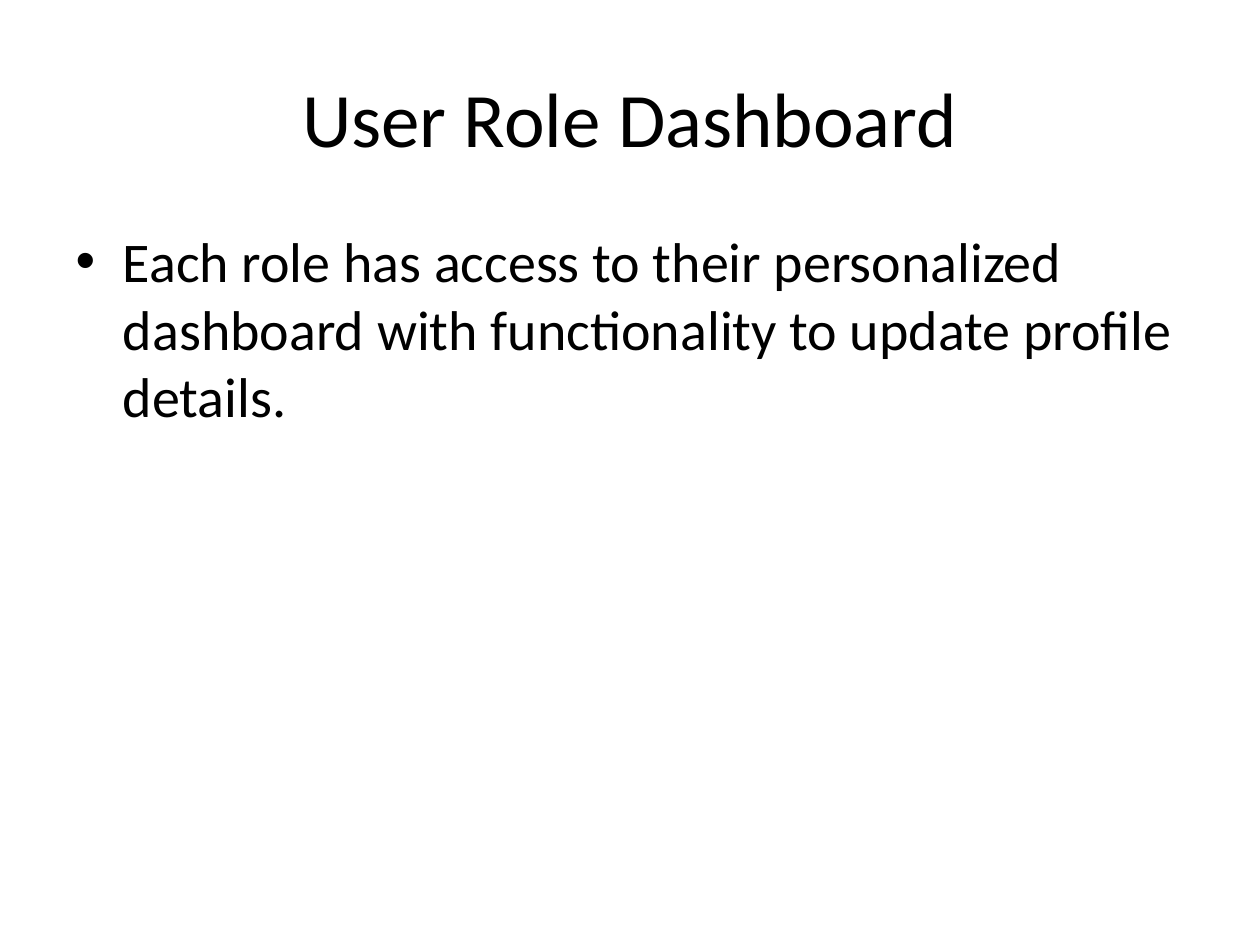
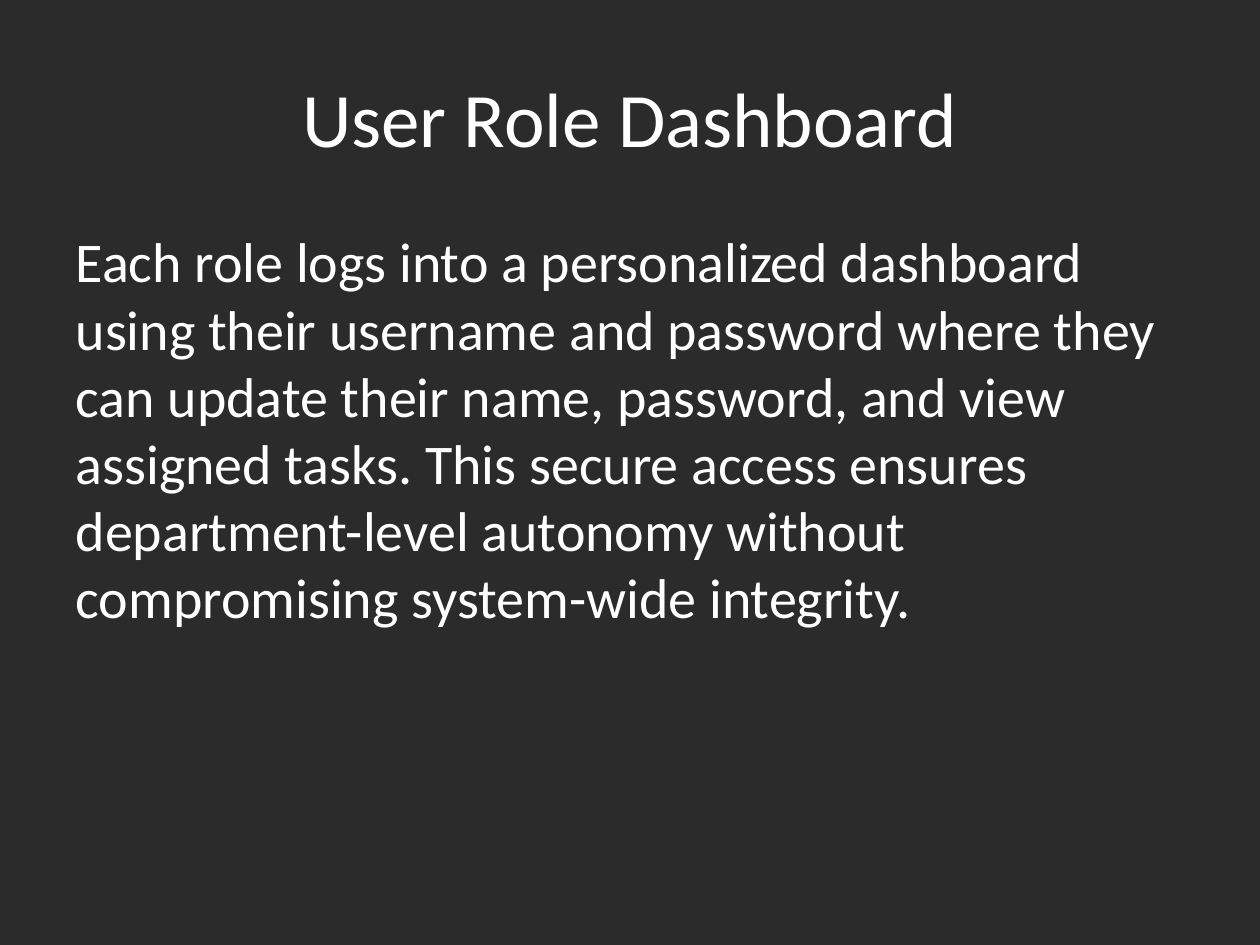
Before and after one commit to Debadrita-rgb/Cruise-Management, a slide deck: slide 24 of presentation/Aurelia_Cruise_Project_Presentation.pptx (slide 7 before the commit). Drawn at 1260x945 pixels with LibreOffice and Linux fonts; fonts in the diff are those of the drawing; background and template pictures are left out; a plain dark background stands for a picture behind light text. Boxes give left, top, right and bottom in pixels: in the first picture for what was removed or moved away, otherwise in the second. Text is boxed around its words. In the diff, an @@ line names an element or a change of style, - is before the commit and + after.

Commit message:
add slider from admin and user

```diff
--- a/presentation/Aurelia_Cruise_Project_Presentation.pptx
+++ b/presentation/Aurelia_Cruise_Project_Presentation.pptx
@@ background #FFFFFF to picture (left out) @@
@@ title "User Role Dashboard" at (302, 93, 957, 148): text colour #000000 to #FFFFFF @@
@@ text at (76, 243, 1155, 628): text changed; text colour #000000 to #FFFFFF @@
-• Each role has access to their personalized dashboard with functionality to update profile details.
+Each role logs into a personalized dashboard using their username and password where they can update their name, password, and view assigned tasks. This secure access ensures department-level autonomy without compromising system-wide integrity.
```
Also in this commit, not shown: 23 other slides changed, 11 slides added, 1 slide removed, 30 other files.
